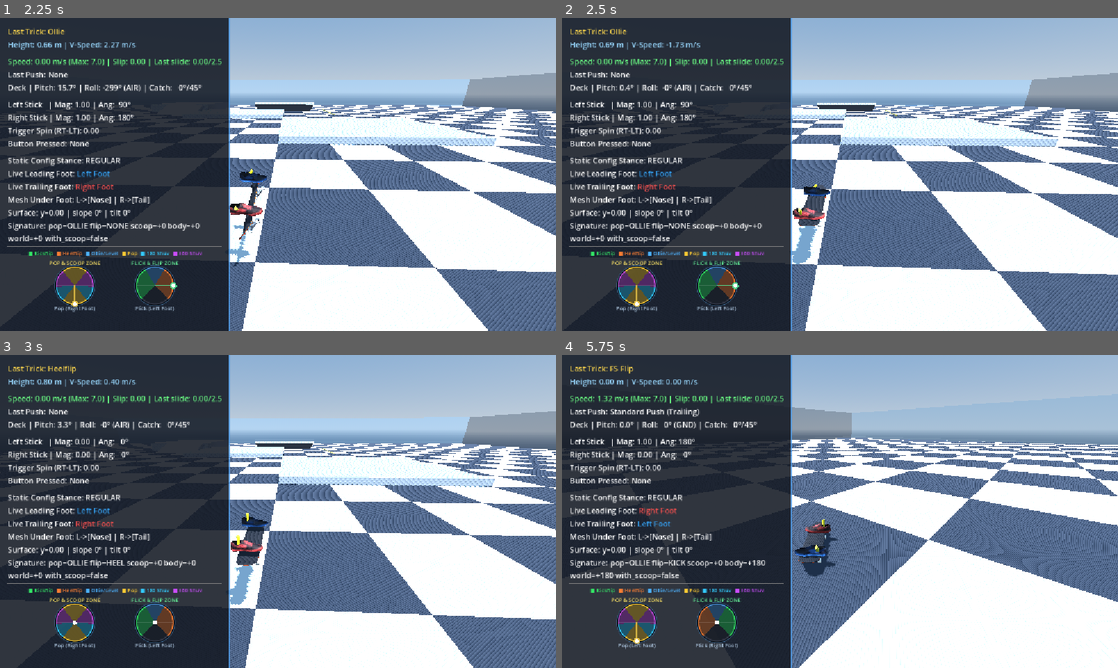
Above: before the commit, frames 1-4 (two rows, left to right).
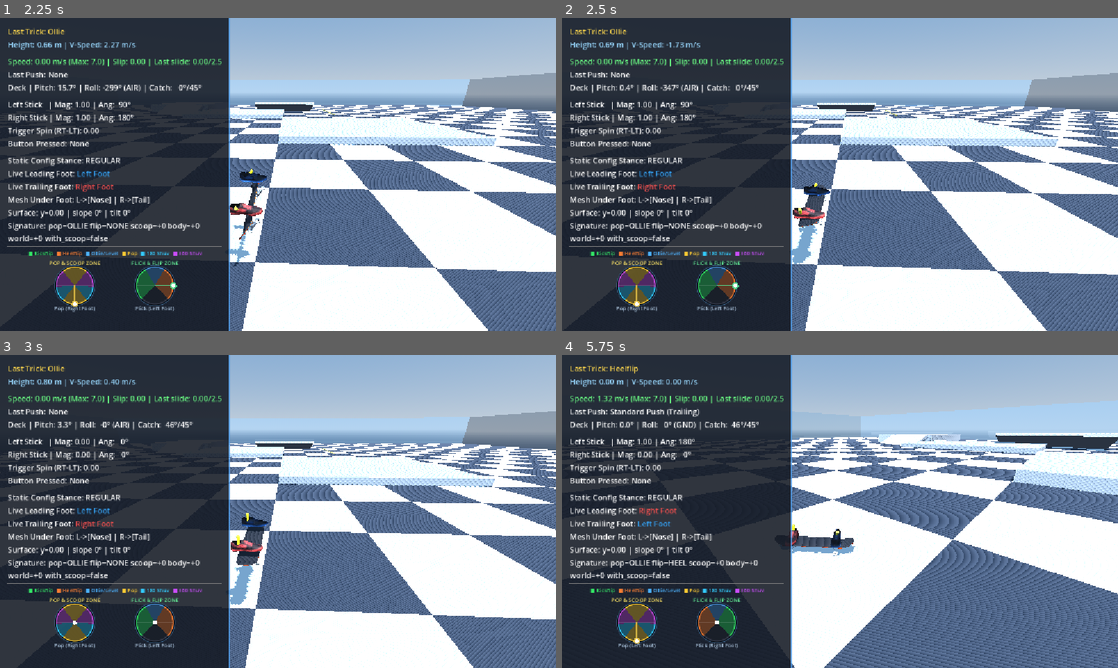
Above: after the commit, the same moments.

Repository: nklunder/skate-sim
Game: Godot game, scene res://scenes/TestWorld.tscn
Two runs of this game, one before a commit and one after it. Both use one fixed random seed, a clock stepped at 60 frames per second and the inputs below.
Inputs (mouse positions are in pixels of both pictures, inside the frame that each line leads up to):
- Up to frame 1 (2.25 s): tap Enter at 0.5 s; move the mouse to (400, 158) at 0.52 s; hold Right (ui_right) 0.53-1.25 s; hold L 0.53-1.25 s; click (400, 158) at 0.67 s; tap Space at 0.77 s; drag from (166, 190) to (250, 237) at 1.27 s; move the mouse to (333, 105) at 2.02 s; hold Right (ui_right) from 2.03 s (still down); hold K from 2.03 s (still down)
- Up to frame 2 (2.5 s): keep holding Right (ui_right); keep holding K
- Up to frame 3 (3 s): release Right (ui_right) at 2.75 s; release K at 2.75 s; drag from (250, 574) to (111, 464) at 2.77 s
- Up to frame 4 (5.75 s): move the mouse to (1006, 558) at 3.52 s; hold Left (ui_left) 3.53-4.25 s; hold Q 3.53-4.25 s; tap Space at 3.77 s; drag from (673, 464) to (756, 433) at 4.27 s; move the mouse to (867, 511) at 5.02 s; hold Down (ui_down) from 5.03 s (still down); hold V from 5.03 s (still down); click (867, 511) at 5.17 s

Frame 1 is identical in both runs. In frame 2, 0.5% of the frame differs, in the area x 17-49%, y 21-79%; in frame 3, 0.3%; in frame 4, 42%, in the area x 6-100%, y 3-100%.

Commit message:
keep the deck turning while the flick is held
Hold the flicking stick through a completion and the trick asks for another
turn - doubles, triples, and as far as the airtime allows, which is how
Session does it.

ONE hold input sustains the whole trick, and it is the FLICKING stick. A scoop
is initiated by the popping foot's arc sweep but sustained by holding the
flick, so flipping, scooping and both are extended by the same gesture. That
is the same statement flip/scoop sync makes - a trick is one coherent rotation
rather than two things happening near each other - and it is why there is no
second hold that could disagree with this one. Nothing here reads the popping
stick, so pop_load_spent is not involved.

Judged on ALIGNMENT rather than deflection. A stick on its way somewhere else
is deflected too: the rider flicks left and then pushes down, reaching for a
manual on the way in, and that must not read as "keep flipping". Without the
alignment guard that case spins to six turns and primo-bails.

Turns are added in proportion to what the trick started with, so a held tre
flip doubles both axes and stays synchronised. A flat one turn per axis would
break the ratio that makes them arrive together.

The extra turn is asked for BEFORE the deck arrives, not after. move_toward
clamps exactly on the target, so extending on arrival costs a part-step onto
it and a full step away next frame - a stutter once per revolution. Asking
while it is still one step out means the rate never changes at all:

    held sextuple kickflip, step 17.00-17.00 deg/frame

    hold frames   0     25    50    to landing
    turns         1     2     3     6

Tre flip stays synchronised at 1x and 2x, and deck clearance is still positive
at six turns (+0.0012 m).

curb_flip_repro gains four cases, each verified by falsification. All five
suites otherwise byte-identical.

Not yet named: a double kickflip still resolves as "Kickflip", because
TrickSignature.flip is a direction and not a count. That is the next stage.

Co-Authored-By: Claude Opus 5 <noreply@anthropic.com>

Diff:
--- a/scripts/player/SkaterController.gd
+++ b/scripts/player/SkaterController.gd
@@ -156,6 +156,12 @@
 var _yaw_rest_at_pop: float = 0.0
 var _roll_turn_dir: float = 0.0
 var _yaw_turn_dir: float = 0.0
+## Turns added each time the rider holds the flick through a completion. Set to the turns the trick
+## STARTED with, so extending doubles then triples it - which is what keeps flip and scoop
+## synchronised through a held rotation. Adding a flat one turn per axis would break the ratio that
+## makes them arrive together, and a double tre flip would come apart.
+var _roll_turns_per_extend: int = 0
+var _yaw_turns_per_extend: int = 0
 ## Signed deg/s imparted to the deck at the pop, then held constant - airborne there is no torque on
 ## the board, so constant angular velocity is the physically correct integration.
 ##
@@ -978,6 +984,8 @@
 	else:
 		_yaw_turn_dir = 0.0
 		flip_yaw_turns = 0
+	_roll_turns_per_extend = flip_roll_turns
+	_yaw_turns_per_extend = flip_yaw_turns
 	_refresh_rotation_targets()
 
 	# The flip loop now owns BoardMesh; any settle still running is superseded by it.
@@ -1019,6 +1027,17 @@
 	# of the deck or returning to the rest pose - which is the same choice the hover()/lower() pair
 	# used to make from inside this block, but made in one place alongside every other foot state.
 	if is_flip_in_progress:
+		# HELD FLICK: another turn, asked for BEFORE the deck arrives rather than after.
+		#
+		# Extending after arrival would work, but move_toward clamps exactly on the target - so the
+		# deck would take a part-step onto it, then a full step away next frame, and the rotation
+		# would stutter once per revolution. Asking while it is still one step out means the target
+		# has already moved by the time it gets there and the angular rate never changes at all,
+		# which is the whole point of holding rather than re-flicking.
+		if trick.flick_held and _rotation_arriving(delta):
+			flip_roll_turns += _roll_turns_per_extend
+			flip_yaw_turns += _yaw_turns_per_extend
+			_refresh_rotation_targets()
 		board_mesh.rotation_degrees.z = move_toward(board_mesh.rotation_degrees.z, target_board_roll, absf(flip_roll_rate) * delta)
 		board_mesh.rotation_degrees.y = move_toward(board_mesh.rotation_degrees.y, target_board_yaw, absf(flip_yaw_rate) * delta)
 
@@ -1126,6 +1145,14 @@
 		return 1.0
 	var ratio: float = flick_speed / flick_reference_speed
 	return clampf(1.0 + (ratio - 1.0) * flick_rate_sensitivity, flick_rate_min, flick_rate_max)
+
+## True when both axes are within this frame's travel of their targets - i.e. the deck arrives now.
+##
+## Both, not either: the axes are rate-locked to arrive together, and an axis that is not turning has
+## a zero rate and zero distance left, so it reports arriving and lets the turning one decide.
+func _rotation_arriving(delta: float) -> bool:
+	return absf(target_board_roll - board_mesh.rotation_degrees.z) <= absf(flip_roll_rate) * delta \
+		and absf(target_board_yaw - board_mesh.rotation_degrees.y) <= absf(flip_yaw_rate) * delta
 
 ## Rebuilds both rotation targets from the turn counts.
 ##
--- a/scripts/tricks/TrickState.gd
+++ b/scripts/tricks/TrickState.gd
@@ -30,6 +30,13 @@
 @export_range(0.0, 1.0) var low_pop_max_ratio: float = 0.25
 ## How far the OPPOSITE stick must be thrown to release the pop.
 @export_range(0.1, 1.0) var flick_min_deflection: float = 0.35
+## How closely the stick must still point along the direction it was flicked for the flick to count
+## as HELD, as a dot product. 1.0 demands the exact direction; 0.6 allows about 53 degrees either way.
+##
+## Alignment rather than mere deflection, because a stick on its way back through the rim is
+## deflected too - and sustaining a rotation because the rider is releasing would be the opposite of
+## what they asked for.
+@export_range(0.0, 1.0) var flick_hold_alignment: float = 0.6
 ## Vertical band the releasing stick must be inside, so a flick reads as a flick and not as the
 ## opposite end being loaded instead.
 @export_range(0.0, 0.5) var flick_release_band: float = 0.20
@@ -119,6 +126,19 @@
 ## load_release_rate; direction tracks the thumb, so gliding the foot across the tail's pockets
 ## still aims the pop in real time. This, not `rider.back_stick()`, is what a pop is measured from.
 var _load: Vector2 = Vector2.ZERO
+## True while the rider is STILL HOLDING the flick they threw, in the direction they threw it.
+##
+## THE ONE HOLD INPUT FOR THE WHOLE TRICK. A scoop is initiated by the popping foot's arc sweep but
+## sustained by holding the FLICK, so flipping, scooping and both are all extended by the same
+## gesture. That is the same statement flip/scoop sync makes - that a trick is one coherent rotation
+## rather than two things happening near each other - and it is why there is no second hold to
+## disagree with this one. It also means nothing here reads the popping stick, so `pop_load_spent`
+## is not involved.
+var flick_held: bool = false
+## The direction the flick was thrown, and which stick threw it. Remembered at the pop so "still
+## held" can be judged against what the rider actually did rather than against a fixed axis.
+var _flick_dir: Vector2 = Vector2.ZERO
+var _flick_is_left: bool = false
 ## Recent peak speed of each stick. See flick_speed_decay.
 var _left_flick_peak: float = 0.0
 var _right_flick_peak: float = 0.0
@@ -141,6 +161,7 @@
 	if rider == null:
 		return
 	_track_flick_speed(delta)
+	_track_flick_hold()
 	_release_spent_pop_stick()
 	_handle_keyboard_pop()
 	_detect_pop_load_and_flick(delta)
@@ -218,6 +239,8 @@
 		pop_impulse_scale = 1.0
 		max_swept_angle = 0.0
 		_load = Vector2.ZERO
+		_flick_dir = Vector2.ZERO
+		flick_held = false
 		trick_status_string = "Grounded & Rolling"
 
 ## Compression follows the thumb up instantly and back down at load_release_rate. Direction stays
@@ -255,6 +278,15 @@
 	last_pop = reversed_pop if riding_reversed else forward_pop
 	_build_trick_signature()
 
+## Watches whether the thrown flick is still being held out in the direction it was thrown.
+func _track_flick_hold() -> void:
+	if current_pop_state != PopState.POPPED or _flick_dir == Vector2.ZERO:
+		flick_held = false
+		return
+	var stick: Vector2 = rider.left_stick_raw if _flick_is_left else rider.right_stick_raw
+	flick_held = stick.length() >= flick_min_deflection \
+		and stick.normalized().dot(_flick_dir) >= flick_hold_alignment
+
 ## Peak-holds each stick's speed so a flick is measured by the whole throw rather than by whichever
 ## single frame crossed the release threshold.
 func _track_flick_speed(delta: float) -> void:
@@ -382,6 +414,9 @@
 	# How hard the rider flicked: the PEAK of the throw, not the instant the trick happened to be
 	# measured at. See flick_speed_decay.
 	sig.flick_speed = _left_flick_peak if flick_is_left_foot else _right_flick_peak
+	# Remembered so _track_flick_hold() can tell "still holding it" from "on the way back".
+	_flick_dir = flick_stick.normalized() if flick_stick.length() > 0.001 else Vector2.ZERO
+	_flick_is_left = flick_is_left_foot
 
 	# Universal Flick Rule: Flicking outward (-X for Left, +X for Right = behind body) = Kickflip;
 	# Inward (+X for Left, -X for Right = in front of body) = Heelflip.
--- a/tests/curb_flip_repro.gd
+++ b/tests/curb_flip_repro.gd
@@ -36,6 +36,7 @@
 var _status: String = ""
 var _speed: float = 0.0
 var _catch_err: float = 0.0
+var _turns: int = 0
 var _case: int = 0
 var _failures: int = 0
 var _reported: bool = false
@@ -89,6 +90,26 @@
 		"flip": true, "scoop": 0, "flick_speed": 42.0, "roll_stops_before": 20},
 	{"label": "kickflip, lazy flick", "pos": Vector3(4.0, 0.078, 14.0),
 		"flip": true, "scoop": 0, "flick_speed": 3.5, "roll_stops_after": 30},
+	# HELD ROTATION. Keeping the flick out through a completion asks for another turn, and turns are
+	# added in proportion to what the trick STARTED with - so a tre flip doubles both axes and stays
+	# synchronised, where adding a flat turn each would pull it apart. `jump` buys the airtime.
+	#
+	# expect_turns pins the count; the sync assertion pins that it survives doubling. The rate must
+	# not change at the boundary either: the roll-step cap above already fails a stutter, because
+	# extending is meant to be invisible to the deck's angular velocity.
+	{"label": "double kickflip (held)", "pos": Vector3(4.0, 0.078, 14.0),
+		"flip": true, "scoop": 0, "hold_flick": 25, "jump": 16.0, "expect_turns": 2},
+	{"label": "triple kickflip (held)", "pos": Vector3(4.0, 0.078, 14.0),
+		"flip": true, "scoop": 0, "hold_flick": 50, "jump": 16.0, "expect_turns": 3},
+	{"label": "double tre flip (held)", "pos": Vector3(4.0, 0.078, 14.0),
+		"flip": true, "scoop": 360, "hold_flick": 35, "jump": 16.0, "expect_turns": 2, "sync": true},
+	# A stick that is still DEFLECTED but no longer pointing where it was flicked must stop
+	# sustaining. The rider flicks left and then pushes down - reaching for a manual on the way in -
+	# and that must not read as "keep flipping". Deflection alone cannot tell the two apart; only
+	# alignment can, which is what flick_hold_alignment is for.
+	{"label": "flick then steer away", "pos": Vector3(4.0, 0.078, 14.0),
+		"flip": true, "scoop": 0, "hold_flick": 25, "after_flick": Vector2(0.0, 0.7),
+		"jump": 16.0, "expect_turns": 2},
 ]
 
 func _ready() -> void:
@@ -117,6 +138,14 @@
 	_skater.global_position = CASES[_case]["pos"]
 	if CASES[_case].has("flip_speed"):
 		_skater.flip_speed_deg = CASES[_case]["flip_speed"]
+	if CASES[_case].has("jump"):
+		_skater.jump_impulse = float(CASES[_case]["jump"])
+	if CASES[_case].has("hold_flick"):
+		# `flick_held` is computed by TrickState, which is a CHILD of RiderInput and so ticks after
+		# its poll - unlike the hold_manual trick above, whose consumer runs earlier and beats the
+		# zeroing. A held stick therefore has to survive the tick, so the poller is silenced. Only
+		# for these cases, so nothing else in the suite changes.
+		_skater.rider.set_physics_process(false)
 	# Set the vector directly: current_speed is read-only, precisely so nothing can assign a speed
 	# and have a direction silently inferred for it.
 	_skater.velocity = -_skater.global_transform.basis.z * 7.0
@@ -139,6 +168,12 @@
 	# This node sits above SkaterRig in tree order, so writing here lands before the controller reads.
 	if _popped and CASES[_case].get("hold_manual", false):
 		_skater.rider.right_stick_raw = Vector2(0.0, 0.60) # trailing stick, inside 0.20-0.90
+	# Hold the flick out for a while after the pop: each completion reached while it is still held
+	# buys another turn.
+	if _popped and _frame - _pop_frame < int(CASES[_case].get("hold_flick", 0)):
+		_skater.rider.left_stick_raw = Vector2(-0.7, 0.0)
+	elif CASES[_case].has("hold_flick"):
+		_skater.rider.left_stick_raw = CASES[_case].get("after_flick", Vector2.ZERO)
 
 	if _frame == 5:
 		var st: TrickState = _skater.trick
@@ -148,6 +183,11 @@
 		sig.scoop_deg = CASES[_case]["scoop"]
 		if CASES[_case].has("flick_speed"):
 			sig.flick_speed = float(CASES[_case]["flick_speed"])
+		if CASES[_case].has("hold_flick"):
+			# The suite injects the pop, so it must also declare the flick that _build_trick_signature()
+			# would have recorded - otherwise there is no direction to judge "still held" against.
+			st._flick_dir = Vector2(-1.0, 0.0)
+			st._flick_is_left = true
 		st.current_trick = sig
 		st.last_scoop_sign = -1.0
 		st.current_pop_state = TrickState.PopState.POPPED
@@ -179,6 +219,7 @@
 
 	if _skater.is_grounded and _landed_frame < 0:
 		_landed_frame = _frame
+		_turns = _skater.flip_roll_turns
 		_status = _skater.trick.trick_status_string
 		_speed = _skater.current_speed
 		_catch_err = _skater.last_catch_error_deg
@@ -208,6 +249,10 @@
 		elif _last_roll_move != _last_yaw_move:
 			problems.append("roll stopped f%d but yaw stopped f%d (%d frames apart)" % [
 				_last_roll_move, _last_yaw_move, absi(_last_roll_move - _last_yaw_move)])
+	# Held rotation: the turn count must have grown by the time the deck came down.
+	if c.has("expect_turns") and _turns != int(c["expect_turns"]):
+		problems.append("completed %d roll turns, expected %d - holding the flick did not extend it" % [
+			_turns, int(c["expect_turns"])])
 	# Flick intensity: a harder throw must finish the rotation sooner, a lazy one later.
 	if c.has("roll_stops_before") and _last_roll_move >= int(c["roll_stops_before"]):
 		problems.append("roll stopped f%d, expected before f%d - a hard flick did not speed it up" % [
Not shown, changed: AGENTS.md
Not shown, changed: docs/CHANGELOG_LEDGER.md
